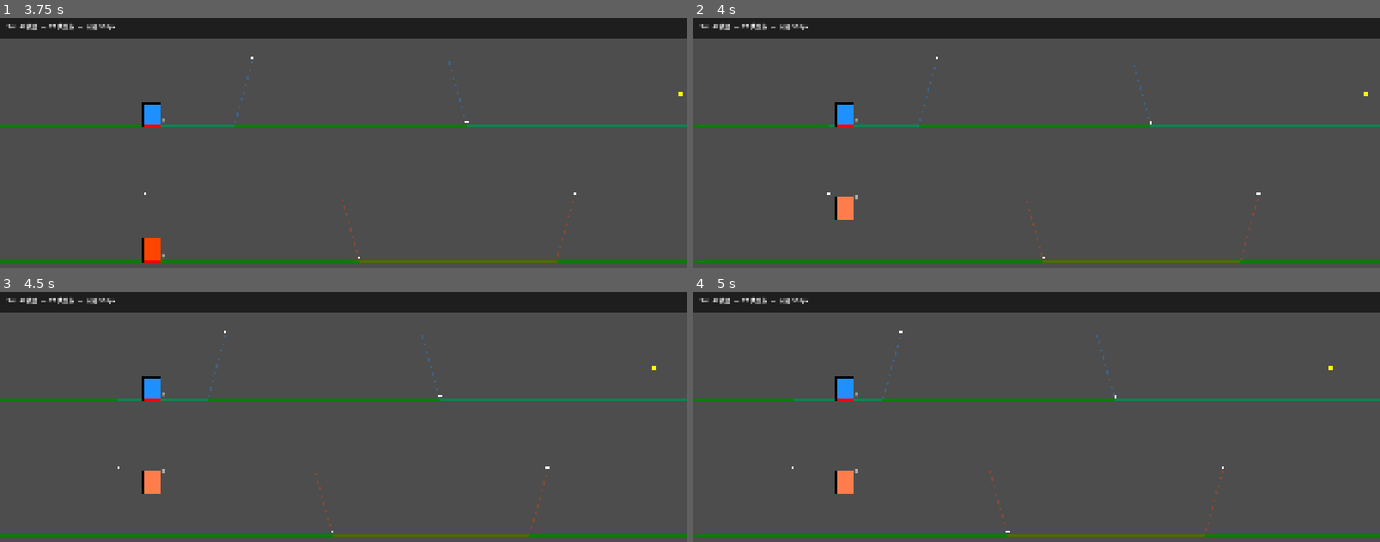
Above: before the commit, frames 1-4 (two rows, left to right).
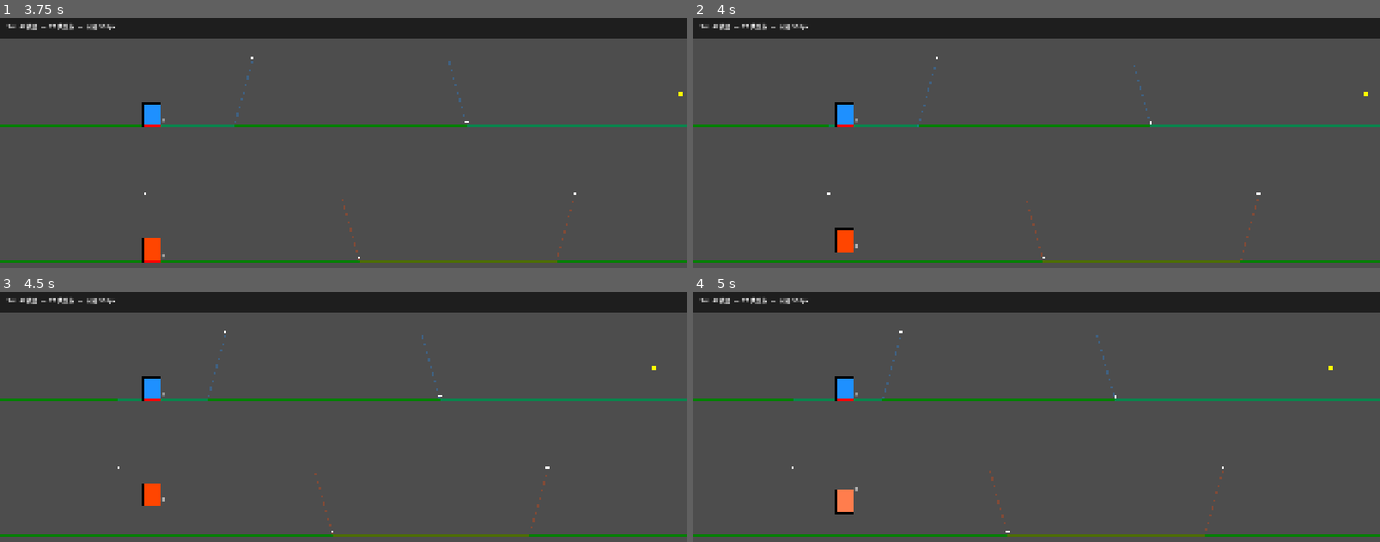
Above: after the commit, the same moments.

Repository: GeorgeMee/Magnetix
Game: Godot game, scene res://src/scenes/ui/start_menu.tscn
Same seed, same stepped clock (60 frames per second), same inputs: the game is played once before the commit and once after it.
Inputs:
- Up to frame 1 (3.75 s): click "Sim 预览" at 0.5 s; hold Q (magnetism_a) 1.28-2.03 s; tap W (magnetism_b) at 2.1 s; hold Space (swap) 2.78-3.53 s; tap Q (magnetism_a) at 3.6 s
- Up to frame 2 (4 s): no input
- Up to frame 3 (4.5 s): hold W (magnetism_b) from 4.28 s (still down)
- Up to frame 4 (5 s): keep holding W (magnetism_b)

Frame 1 is identical in both runs. In frame 2, 0.5% of the frame differs, in the area x 20-24%, y 70-94%; in frame 3, 0.4%; in frame 4, 0.4%.

Commit message:
Fix smooth transition: track flip times in _process instead of sim_time-0.01

Diff:
--- a/src/scripts/ui/sim_preview.gd
+++ b/src/scripts/ui/sim_preview.gd
@@ -9,9 +9,13 @@
 var total_length : float = 5000.0
 var char_x : float = 400.0
 var transition_dist : float = 260.0
-
-var char_a_display_y : float = 0.0
-var char_b_display_y : float = 0.0
+var last_surf_a := SimAI.Surface.FLOOR
+var last_surf_b := SimAI.Surface.FLOOR
+var last_flip_time_a : float = -9999.0
+var last_flip_time_b : float = -9999.0
+var prev_surf_a := SimAI.Surface.FLOOR
+var prev_surf_b := SimAI.Surface.FLOOR
+var prev_check_time : float = -9999.0
 
 @onready var speed_slider : HSlider = %SpeedSlider
 @onready var speed_label : Label = %SpeedLabel
@@ -27,16 +31,36 @@
 func _regenerate() -> void:
 	trajectory = sim_ai.generate(Magnet.Polarity.NORTH, Magnet.Polarity.SOUTH, 100.0, total_length, GameManager.sim_decision_interval)
 	sim_time = 0.0
-	char_a_display_y = 0.0
-	char_b_display_y = 0.0
+	last_surf_a = SimAI.Surface.FLOOR
+	last_surf_b = SimAI.Surface.FLOOR
+	last_flip_time_a = -9999.0
+	last_flip_time_b = -9999.0
+	prev_surf_a = SimAI.Surface.FLOOR
+	prev_surf_b = SimAI.Surface.FLOOR
+	prev_check_time = -9999.0
 
 func _process(delta : float) -> void:
 	if playing:
+		var prev_time := sim_time
 		sim_time += sim_speed * delta
 		if sim_time > total_length:
 			sim_time -= total_length
-			char_a_display_y = 0.0
-			char_b_display_y = 0.0
+			last_flip_time_a -= total_length
+			last_flip_time_b -= total_length
+			prev_check_time -= total_length
+
+		if sim_time - prev_check_time > 0.05:
+			var cur_a := _get_surface_at(sim_time, 0)
+			var cur_b := _get_surface_at(sim_time, 1)
+			if cur_a != prev_surf_a:
+				last_flip_time_a = sim_time
+				last_surf_a = prev_surf_a
+			if cur_b != prev_surf_b:
+				last_flip_time_b = sim_time
+				last_surf_b = prev_surf_b
+			prev_surf_a = cur_a
+			prev_surf_b = cur_b
+			prev_check_time = sim_time
 	queue_redraw()
 
 func _on_speed_changed(value : float) -> void:
@@ -49,9 +73,6 @@
 
 func _feet_y_at(floor_y : float, coff : float, surf : int) -> float:
 	return floor_y if surf == SimAI.Surface.FLOOR else floor_y - coff
-
-func _rect_y_at(floor_y : float, coff : float, char_h : float, surf : int) -> float:
-	return floor_y - char_h if surf == SimAI.Surface.FLOOR else floor_y - coff
 
 func _get_surface_at(world_x : float, lane : int) -> int:
 	var current := SimAI.Surface.FLOOR
@@ -61,31 +82,19 @@
 		current = trajectory[i].char_a_surface if lane == 0 else trajectory[i].char_b_surface
 	return current
 
-func _get_prev_flip_x(world_x : float, lane : int) -> float:
-	var last_x : float = 0.0
-	var last_surf := SimAI.Surface.FLOOR
-	for i in range(trajectory.size()):
-		if trajectory[i].world_x > world_x:
-			break
-		var s := trajectory[i].char_a_surface if lane == 0 else trajectory[i].char_b_surface
-		if s != last_surf:
-			last_x = trajectory[i].world_x
-			last_surf = s
-	return last_x
-
 func _smooth_feet_y(floor_y : float, coff : float, char_h : float, lane : int) -> float:
 	var surf := _get_surface_at(sim_time, lane)
-	var prev_surf := _get_surface_at(sim_time - 0.01, lane)
 	var target_y := _feet_y_at(floor_y, coff, surf)
-
-	if surf == prev_surf:
+	var last_flip := last_flip_time_a if lane == 0 else last_flip_time_b
+	var old_surf := last_surf_a if lane == 0 else last_surf_b
+
+	var elapsed := sim_time - last_flip
+	if elapsed >= transition_dist or elapsed < 0.0:
 		return target_y
 
-	var flip_x := _get_prev_flip_x(sim_time, lane)
-	var progress := clampf((sim_time - flip_x) / transition_dist, 0.0, 1.0)
+	var progress := clampf(elapsed / transition_dist, 0.0, 1.0)
 	progress = ease(progress, 0.5)
-
-	var old_y := _feet_y_at(floor_y, coff, prev_surf)
+	var old_y := _feet_y_at(floor_y, coff, old_surf)
 	return lerpf(old_y, target_y, progress)
 
 func _draw() -> void:
